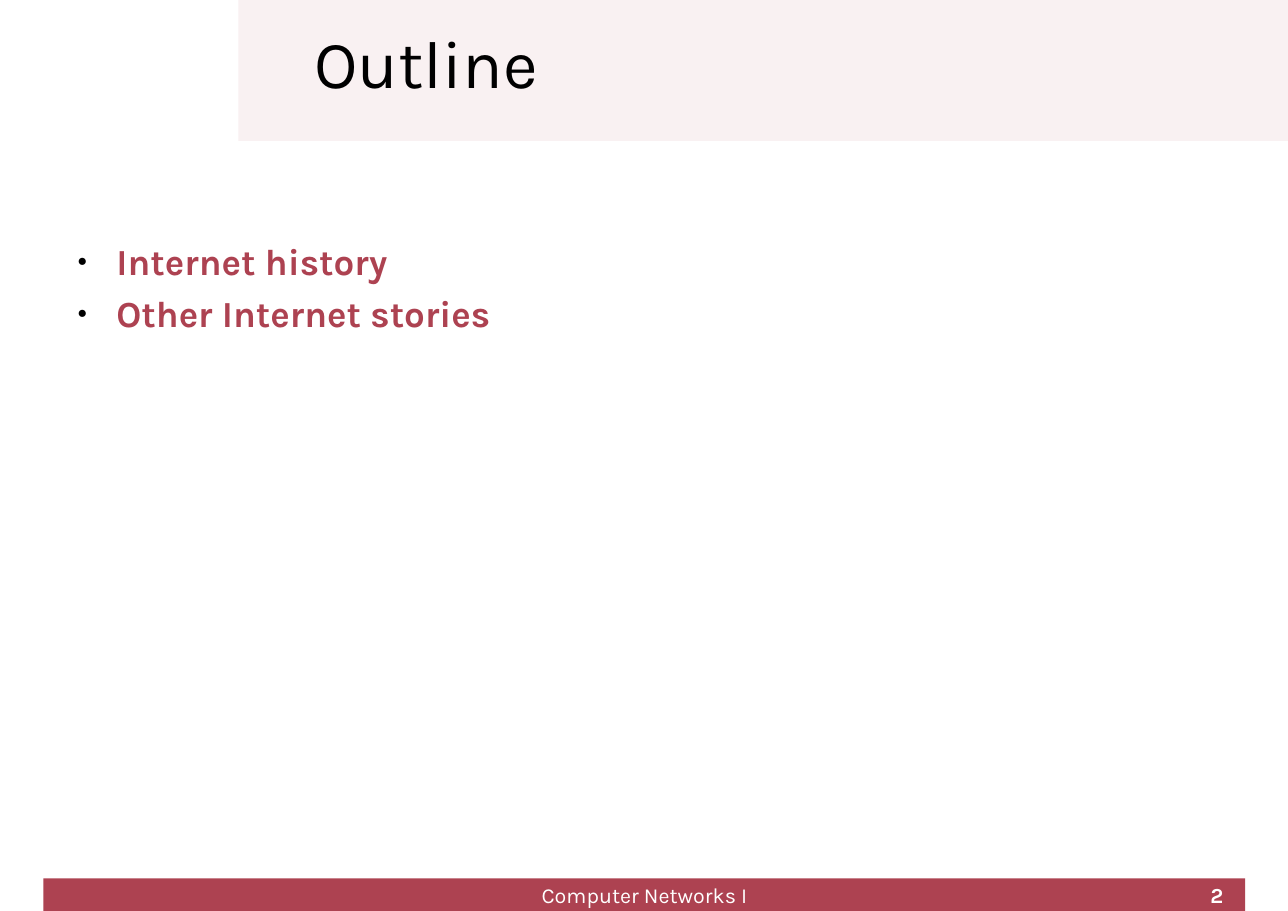
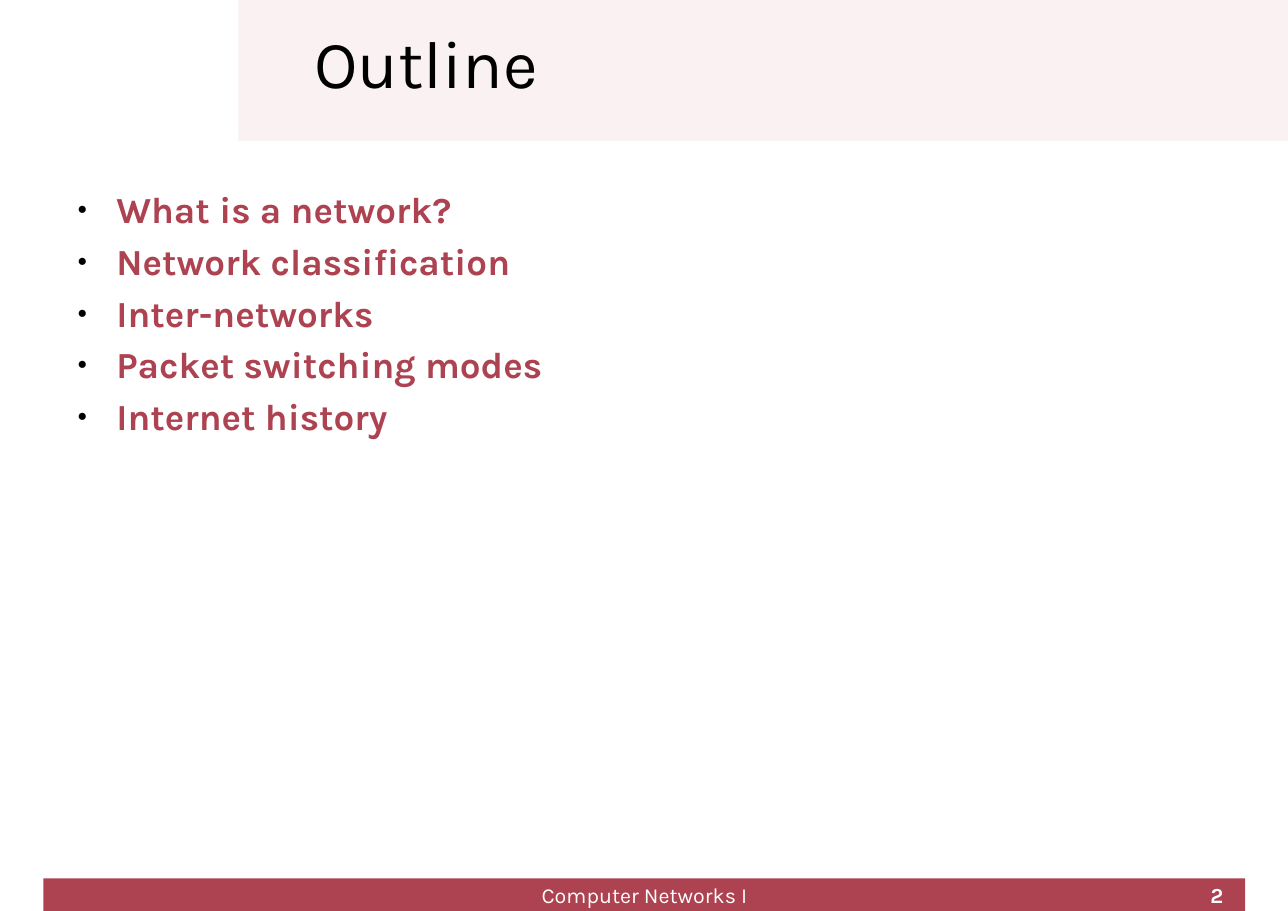
Before and after one commit to cletomartin/redes1, a slide deck: slide 2 of slides/introduction.odp. Drawn at 1288x911 pixels with LibreOffice and Linux fonts; fonts in the diff are those of the drawing; background and template pictures are left out. Boxes give left, top, right and bottom in pixels: in the first picture for what was removed or moved away, otherwise in the second. Text is boxed around its words. In the diff, an @@ line names an element or a change of style, - is before the commit and + after.

Commit message:
Update slides

```diff
--- a/slides/introduction.odp
+++ b/slides/introduction.odp
@@ text at bbox=[116, 197, 542, 387]: paragraphs added @@
+● What is a network?
+● Network classification
+● Inter-networks
+● Packet switching modes
@@ text at bbox=[116, 301, 490, 328]: paragraph removed @@
-● Other Internet stories
```
Also in this commit, not shown: 7 other slides changed, 18 slides added, 3 slides removed, 1 other file.
